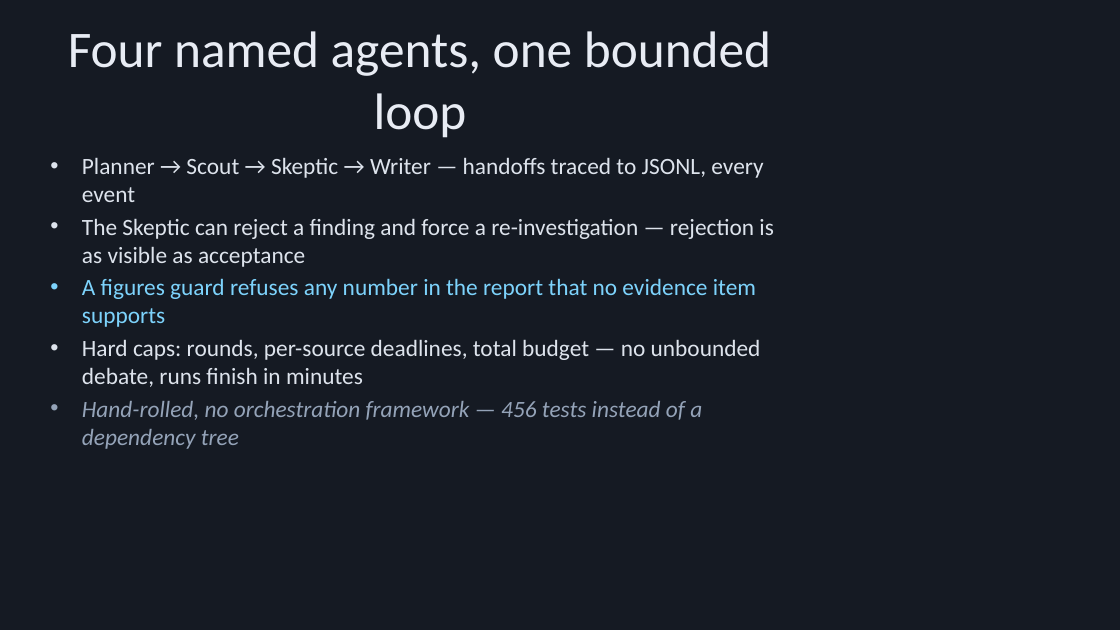
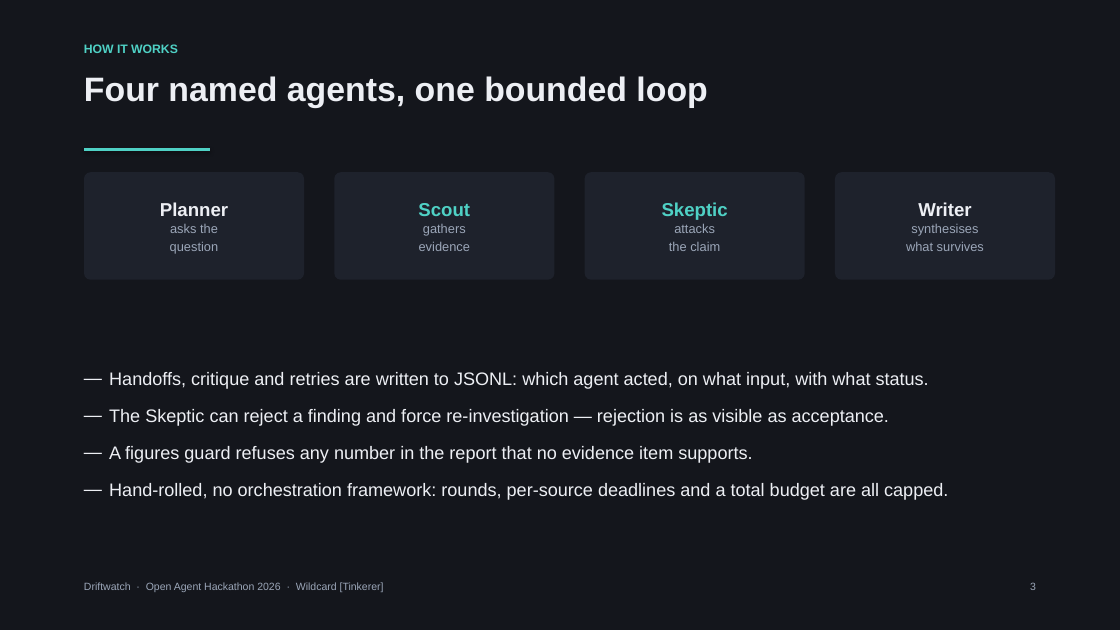
Before and after one commit to antnoumous/antynomoushackathon26, a slide deck: slide 3 of docs/demo/driftwatch-deck.pptx. Drawn at 1120x630 pixels with LibreOffice and Linux fonts; fonts in the diff are those of the drawing. Boxes give left, top, right and bottom in pixels: in the first picture for what was removed or moved away, otherwise in the second. Text is boxed around its words. In the diff, an @@ line names an element or a change of style, - is before the commit and + after.

```diff
--- a/docs/demo/driftwatch-deck.pptx
+++ b/docs/demo/driftwatch-deck.pptx
@@ background #151A23 to #14161C @@
@@ text added at [84, 44, 178, 53], 10.5 pt, text #4FD1C5, bold @@
+HOW IT WORKS
@@ text "Four named agents, one bounded ...": place and size @@
-text "Four named agents, one bounded ..." at [68, 31, 771, 138]
+text "Four named agents, one bounded ..." at [84, 76, 707, 108]
@@ text "Four named agents, one bounded ..." at [84, 76, 707, 108]: size 44 to 29 pt, font Calibri to Arial, text colour #E8ECF4 to #EDEFF4, bold on; alignment centre to left; line spacing 1 to 1.05; vertical alignment middle to top @@
@@ text removed at [82, 158, 773, 449] @@
-• Planner → Scout → Skeptic → Writer — handoffs traced to JSONL, every event
-• The Skeptic can reject a finding and force a re-investigation — rejection is as visible as acceptance
-• A figures guard refuses any number in the report that no evidence item supports
-• Hard caps: rounds, per-source deadlines, total budget — no unbounded debate, runs finish in minutes
-• Hand-rolled, no orchestration framework — 456 tests instead of a dependency tree
@@ line added from (84, 150) to (210, 150), #4FD1C5 2.5 pt @@
@@ rounded rectangle added at [84, 172, 304, 280], fill #1E222C, 11 pt, text #9BA6B8 @@
+Planner
+asks the
+question
@@ rounded rectangle added at [334, 172, 555, 280], fill #1E222C, 11 pt, text #9BA6B8 @@
+Scout
+gathers
+evidence
@@ rounded rectangle added at [585, 172, 805, 280], fill #1E222C, 11 pt, text #9BA6B8 @@
+Skeptic
+attacks
+the claim
@@ rounded rectangle added at [835, 172, 1055, 280], fill #1E222C, 11 pt, text #9BA6B8 @@
+Writer
+synthesises
+what survives
@@ text added at [109, 372, 948, 500], 15.5 pt, text #EDEFF4 @@
+— Handoffs, critique and retries are written to JSONL: which agent acted, on what input, with what status.
+— The Skeptic can reject a finding and force re-investigation — rejection is as visible as acceptance.
+— A figures guard refuses any number in the report that no evidence item supports.
+— Hand-rolled, no orchestration framework: rounds, per-source deadlines and a total budget are all capped.
@@ text added at [84, 582, 384, 592], 9 pt, text #9BA6B8 @@
+Driftwatch · Open Agent Hackathon 2026 · Wildcard [Tinkerer]
@@ text added at [1030, 582, 1036, 590], 9 pt, text #9BA6B8 @@
+3
```
Also in this commit, not shown: 7 other slides changed, 3 slides added, 3 slides removed, 1 other file.
